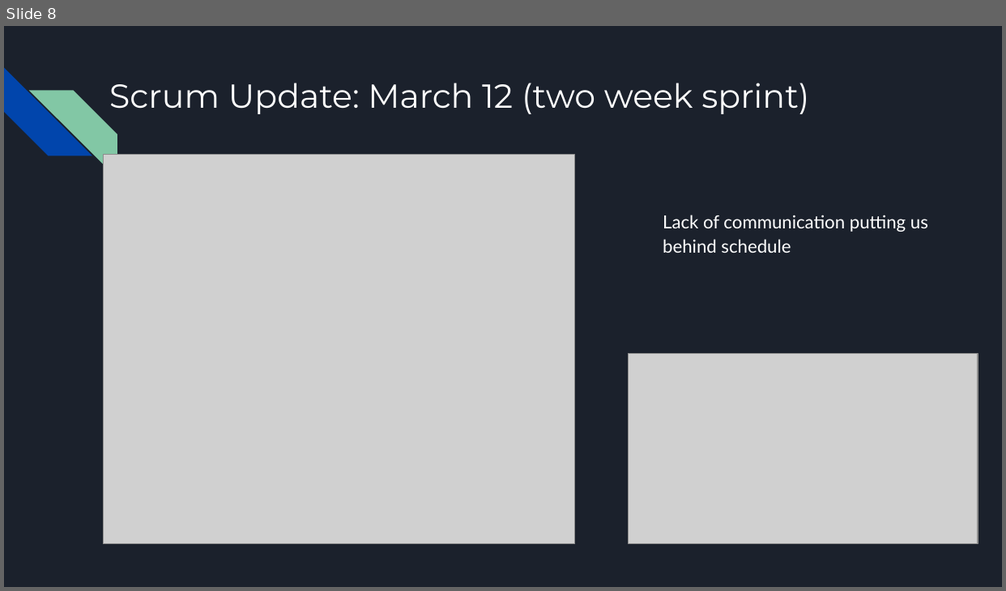
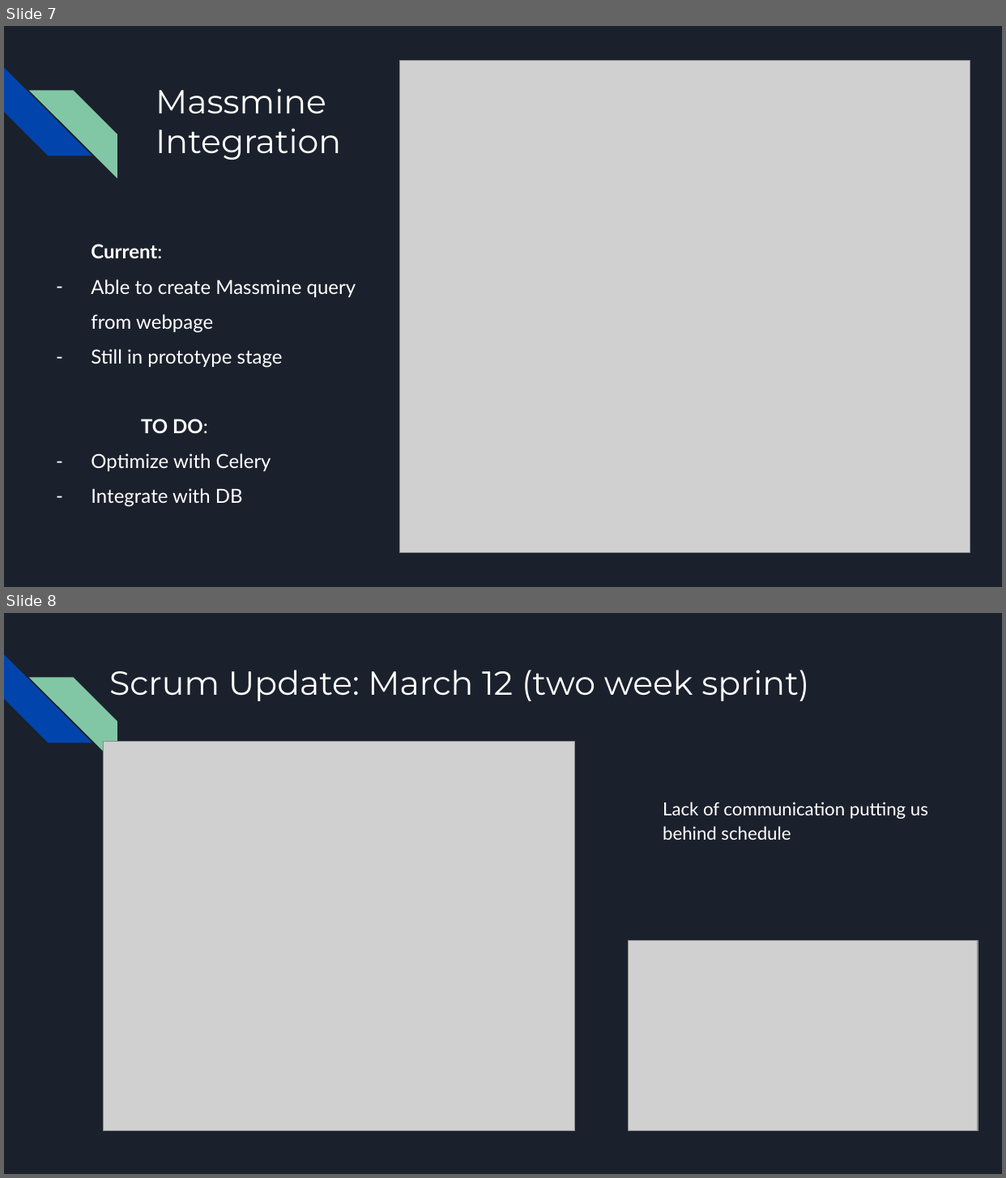
Before and after one commit to JoshCMoore/Massmine-for-the-Masses, a slide deck: documentation/slides/PresentationMar14.pptx. Shown one above the other, each under a label of ours: slide 8 before the commit, slides 7 and 8 after it. The pictures are 1006x591 and 1006x1178 pixels, drawn with LibreOffice and Linux fonts; fonts in the diff are those of the drawing; grey boxes stand for pictures. Boxes give left, top, right and bottom in pixels: in the first picture for what was removed or moved away, otherwise in the second. Text is boxed around its words. In the diff, an @@ line names an element or a change of style, - is before the commit and + after.

```diff
--- a/documentation/slides/PresentationMar14.pptx
+++ b/documentation/slides/PresentationMar14.pptx
@@ slide 7 added at (4,26,1002,587), background #1B212C; not listed: 2 template elements that a slide beside it also shows @@
@@ picture added at (399,61,970,552) @@
@@ title added at (155,88,341,160), 24 pt, text #FFFFFF @@
+Massmine Integration
@@ text added at (91,244,356,507), 14 pt, text #FFFFFF @@
+Current:
+– Able to create Massmine query from webpage
+– Still in prototype stage
+TO DO:
+– Optimize with Celery
+– Integrate with DB
```
Also in this commit, not shown: 1 slide removed.
